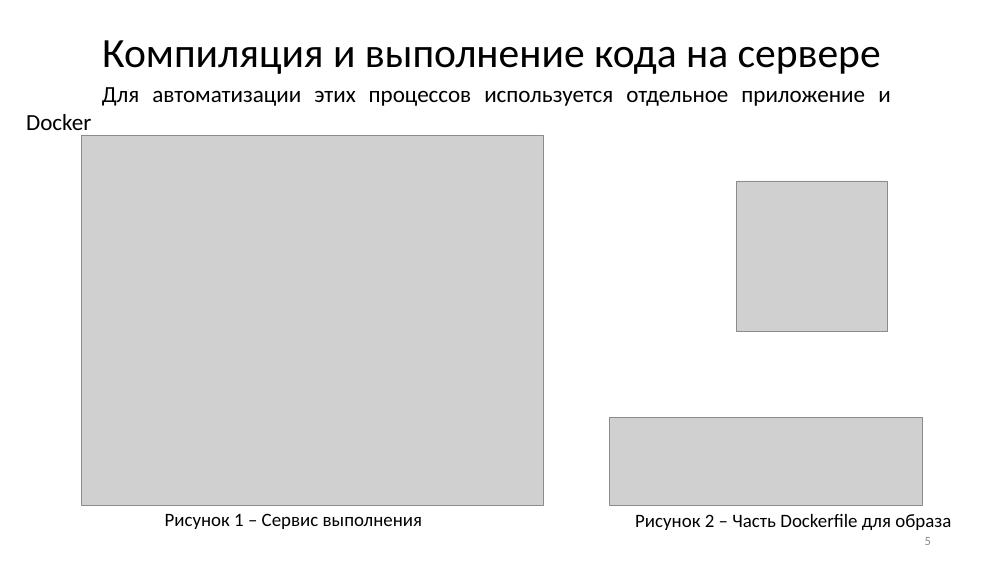
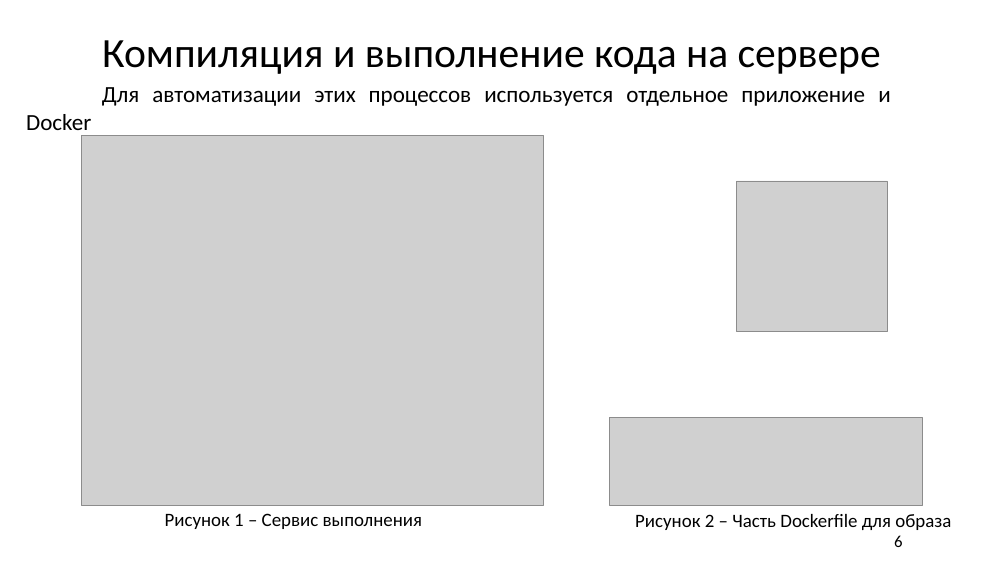
Before and after one commit to R3nnyWeb/Codest, a slide deck: slide 6 of Вашкулатов 12.04.pptx (slide 5 before the commit). Drawn at 1008x567 pixels with LibreOffice and Linux fonts; fonts in the diff are those of the drawing; grey boxes stand for pictures; background and template pictures are left out. Boxes give left, top, right and bottom in pixels: in the first picture for what was removed or moved away, otherwise in the second. Text is boxed around its words. In the diff, an @@ line names an element or a change of style, - is before the commit and + after.

```diff
--- a/Вашкулатов 12.04.pptx
+++ b/Вашкулатов 12.04.pptx
@@ page number added at (894,535,902,547), 16 pt, text #000000 @@
+6
@@ page number removed at (925,537,931,545) @@
-5
```
Also in this commit, not shown: 10 other slides changed, 2 slides added, 3 slides removed, 35 other files.
